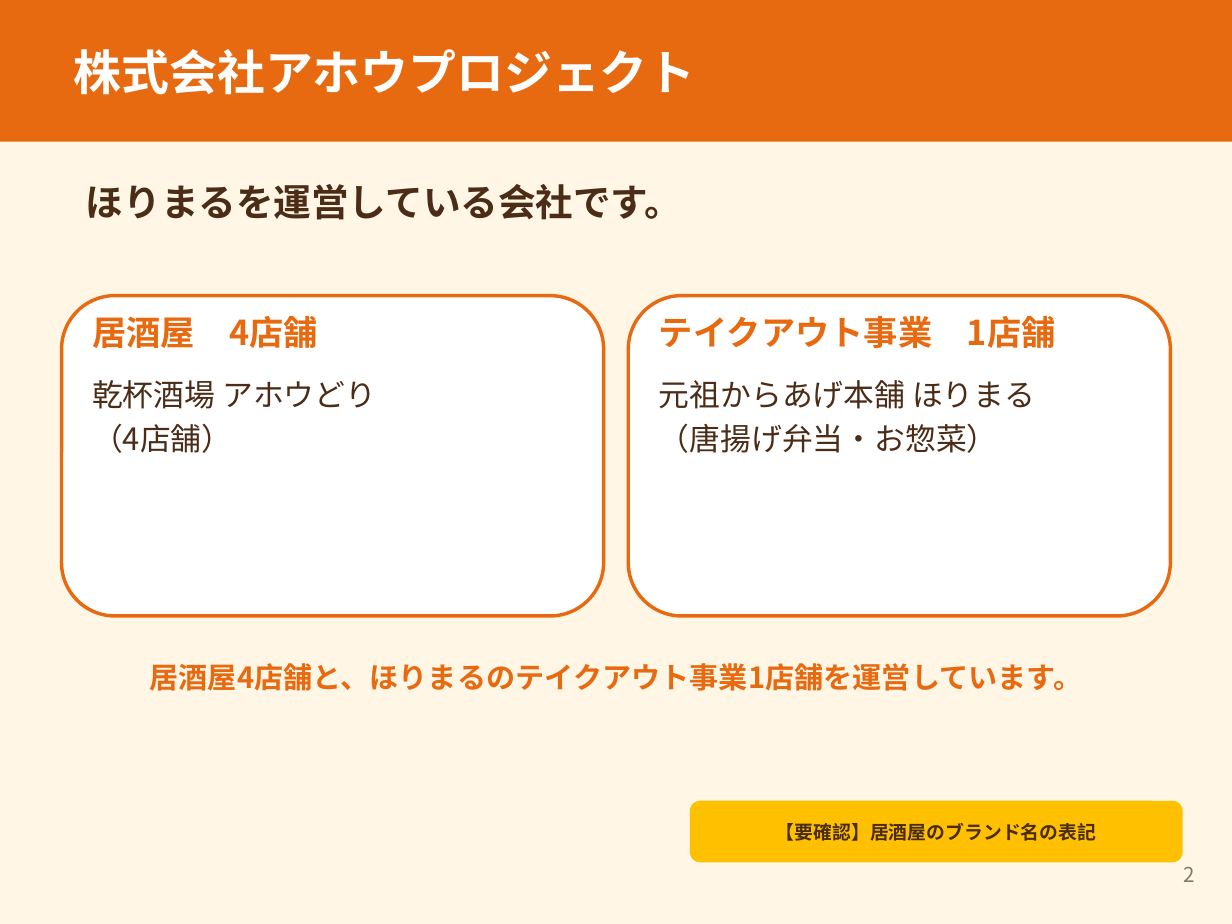
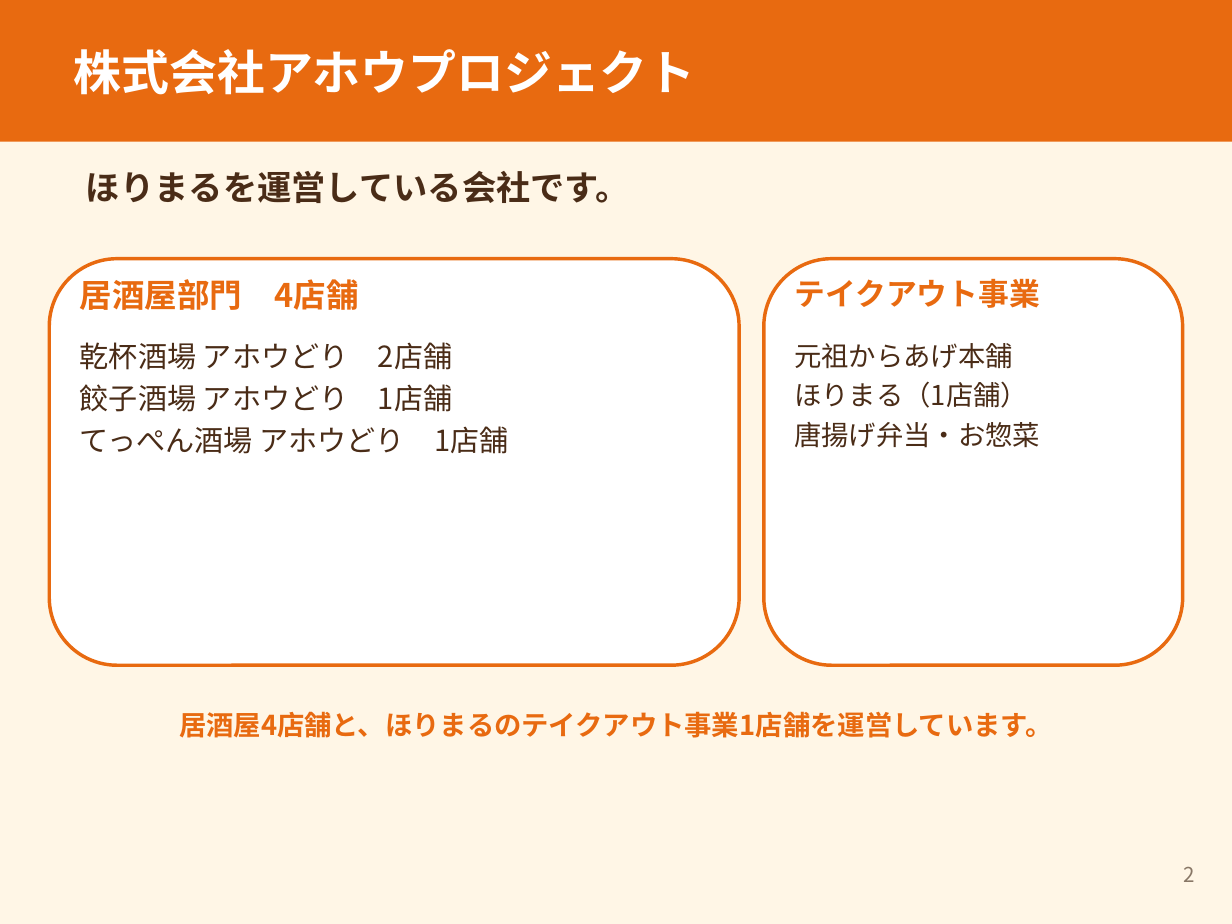
Before and after one commit to ahouprojectmaimai-beep/claude, a slide deck: slide 2 of horimaru/01_ほりまる面接紙芝居_案.pptx. Drawn at 1232x924 pixels with LibreOffice and Linux fonts; fonts in the diff are those of the drawing. Boxes give left, top, right and bottom in pixels: in the first picture for what was removed or moved away, otherwise in the second. Text is boxed around its words. In the diff, an @@ line names an element or a change of style, - is before the commit and + after.

```diff
--- a/horimaru/01_ほりまる面接紙芝居_案.pptx
+++ b/horimaru/01_ほりまる面接紙芝居_案.pptx
@@ text "ほりまるを運営している会社です。": place and size @@
-text "ほりまるを運営している会社です。" at bbox=[86, 184, 682, 220]
+text "ほりまるを運営している会社です。" at bbox=[86, 171, 630, 203]
@@ text "ほりまるを運営している会社です。" at bbox=[86, 171, 630, 203]: size 22 to 20 pt @@
@@ rounded rectangle: place and size @@
-rounded rectangle at bbox=[62, 296, 604, 616]
+rounded rectangle at bbox=[49, 259, 739, 665]
@@ rounded rectangle: place and size @@
-rounded rectangle at bbox=[628, 296, 1170, 616]
+rounded rectangle at bbox=[764, 259, 1183, 665]
@@ text at bbox=[80, 279, 358, 310]: text changed; size 20 to 19 pt @@
-居酒屋 4店舗
+居酒屋部門 4店舗
@@ text at bbox=[794, 278, 1040, 308]: text changed; size 20 to 18 pt @@
-テイクアウト事業 1店舗
+テイクアウト事業
@@ text at bbox=[80, 342, 508, 454]: text changed; size 18 to 17 pt @@
-乾杯酒場 アホウどり
-（4店舗）
+乾杯酒場 アホウどり 2店舗
+餃子酒場 アホウどり 1店舗
+てっぺん酒場 アホウどり 1店舗
@@ text at bbox=[794, 343, 1040, 448]: text changed; size 18 to 16 pt @@
-元祖からあげ本舗 ほりまる
-（唐揚げ弁当・お惣菜）
+元祖からあげ本舗
+ほりまる（1店舗）
+唐揚げ弁当・お惣菜
@@ text "居酒屋4店舗と、ほりまるのテイクアウト事業1店舗を運営しています。": place and size @@
-text "居酒屋4店舗と、ほりまるのテイクアウト事業1店舗を運営しています。" at bbox=[150, 663, 1083, 691]
+text "居酒屋4店舗と、ほりまるのテイクアウト事業1店舗を運営しています。" at bbox=[179, 711, 1052, 738]
@@ text "居酒屋4店舗と、ほりまるのテイクアウト事業1店舗を運営しています。" at bbox=[179, 711, 1052, 738]: size 17 to 16 pt @@
@@ rounded rectangle removed at bbox=[690, 801, 1183, 862] @@
@@ text removed at bbox=[776, 823, 1097, 841] @@
-【要確認】居酒屋のブランド名の表記
```
